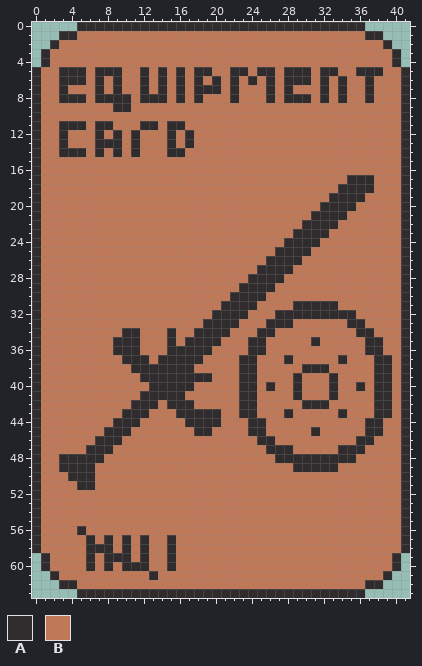
A pixel-art sprite gets an edit: personal_animations/hotbar_equipment_slot.png. Above, as it was before the edit.
The file is 42x64 pixels.
Palette (. is transparent): A #302c2e  B #bf7958
Pixels before, first column x 0:
 0 .....AAAAAAAAAAAAAAAAAAAAAAAAAAAAAAAA.....
 1 ...AABBBBBBBBBBBBBBBBBBBBBBBBBBBBBBBBAA...
 2 ..ABBBBBBBBBBBBBBBBBBBBBBBBBBBBBBBBBBBBA..
 3 .ABBBBBBBBBBBBBBBBBBBBBBBBBBBBBBBBBBBBBBA.
 4 .ABBBBBBBBBBBBBBBBBBBBBBBBBBBBBBBBBBBBBBA.
 5 ABBAAABAAABBABABABAABBAABAABAAABAABBAAABBA
 6 ABBAAABABABBABABABABABABABABAAABABABBABBBA
 7 ABBABBBABABBABABABAAABABBBABABBBABABBABBBA
 8 ABBAAABAAAABAAABABABBBABBBABAAABABABBABBBA
 9 ABBBBBBBBAABBBBBBBBBBBBBBBBBBBBBBBBBBBBBBA
10 ABBBBBBBBBBBBBBBBBBBBBBBBBBBBBBBBBBBBBBBBA
11 ABBAAABAABBBAABAABBBBBBBBBBBBBBBBBBBBBBBBA
12 ABBABBBABABABBBABABBBBBBBBBBBBBBBBBBBBBBBA
13 ABBABBBAAABABBBABABBBBBBBBBBBBBBBBBBBBBBBA
14 ABBAAABABABABBBAABBBBBBBBBBBBBBBBBBBBBBBBA
15 ABBBBBBBBBBBBBBBBBBBBBBBBBBBBBBBBBBBBBBBBA
16 ABBBBBBBBBBBBBBBBBBBBBBBBBBBBBBBBBBBBBBBBA
17 ABBBBBBBBBBBBBBBBBBBBBBBBBBBBBBBBBBAAABBBA
18 ABBBBBBBBBBBBBBBBBBBBBBBBBBBBBBBBBAAAABBBA
19 ABBBBBBBBBBBBBBBBBBBBBBBBBBBBBBBBAAAABBBBA
20 ABBBBBBBBBBBBBBBBBBBBBBBBBBBBBBBAAAABBBBBA
21 ABBBBBBBBBBBBBBBBBBBBBBBBBBBBBBAAAABBBBBBA
22 ABBBBBBBBBBBBBBBBBBBBBBBBBBBBBAAAABBBBBBBA
23 ABBBBBBBBBBBBBBBBBBBBBBBBBBBBAAAABBBBBBBBA
24 ABBBBBBBBBBBBBBBBBBBBBBBBBBBAAAABBBBBBBBBA
25 ABBBBBBBBBBBBBBBBBBBBBBBBBBAAAABBBBBBBBBBA
26 ABBBBBBBBBBBBBBBBBBBBBBBBBAAAABBBBBBBBBBBA
27 ABBBBBBBBBBBBBBBBBBBBBBBBAAAABBBBBBBBBBBBA
28 ABBBBBBBBBBBBBBBBBBBBBBBAAAABBBBBBBBBBBBBA
29 ABBBBBBBBBBBBBBBBBBBBBBAAAABBBBBBBBBBBBBBA
30 ABBBBBBBBBBBBBBBBBBBBBAAAABBBBBBBBBBBBBBBA
31 ABBBBBBBBBBBBBBBBBBBBAAAABBBBAAAAABBBBBBBA
32 ABBBBBBBBBBBBBBBBBBBAAAABBBAAAAAAAAABBBBBA
33 ABBBBBBBBBBBBBBBBBBAAAABBBAAABBBBBBAABBBBA
34 ABBBBBBBBBAABBBABBAAAABBBAABBBBBBBBBAABBBA
35 ABBBBBBBBAAABBBABAAAABBBAABBBBBABBBBBAABBA
36 ABBBBBBBBAAABBBAAAAABBBBAABBBBBBBBBBBAABBA
37 ABBBBBBBBBAAABAAAAABBBBAABBBABBBBBABBBAABA
38 ABBBBBBBBBBAAAAAAABBBBBAABBBBBAAABBBBBAABA
39 ABBBBBBBBBBBAAAAAAAABBBAABBBBABBBABBBBAABA
40 ABBBBBBBBBBBBAAAAABBBBBAABABBABBBABBABAABA
41 ABBBBBBBBBBBAAAAABBBBBBAABBBBABBBABBBBAABA
42 ABBBBBBBBBBAAABAAABBBBBAABBBBBAAABBBBBAABA
43 ABBBBBBBBBAAABBBAAAAABBAABBBABBBBBABBBAABA
44 ABBBBBBBBAAABBBBBAAAABBBAABBBBBBBBBBBAABBA
45 ABBBBBBBAAABBBBBBBAABBBBAABBBBBABBBBBAABBA
46 ABBBBBBAAABBBBBBBBBBBBBBBAABBBBBBBBBAABBBA
47 ABBBBBAAABBBBBBBBBBBBBBBBBAAABBBBBAAABBBBA
48 ABBAAAAABBBBBBBBBBBBBBBBBBBAAAAAAAAABBBBBA
49 ABBAAAABBBBBBBBBBBBBBBBBBBBBBAAAAABBBBBBBA
50 ABBBAAABBBBBBBBBBBBBBBBBBBBBBBBBBBBBBBBBBA
51 ABBBBAABBBBBBBBBBBBBBBBBBBBBBBBBBBBBBBBBBA
52 ABBBBBBBBBBBBBBBBBBBBBBBBBBBBBBBBBBBBBBBBA
53 ABBBBBBBBBBBBBBBBBBBBBBBBBBBBBBBBBBBBBBBBA
54 ABBBBBBBBBBBBBBBBBBBBBBBBBBBBBBBBBBBBBBBBA
55 ABBBBBBBBBBBBBBBBBBBBBBBBBBBBBBBBBBBBBBBBA
56 ABBBBABBBBBBBBBBBBBBBBBBBBBBBBBBBBBBBBBBBA
57 ABBBBBABABABABBABBBBBBBBBBBBBBBBBBBBBBBBBA
58 ABBBBBAAABABABBABBBBBBBBBBBBBBBBBBBBBBBBBA
59 .ABBBBABAAABABBABBBBBBBBBBBBBBBBBBBBBBBBA.
60 .ABBBBABABAAABBABBBBBBBBBBBBBBBBBBBBBBBBA.
61 ..ABBBBBBBBBBABBBBBBBBBBBBBBBBBBBBBBBBBA..
62 ...AABBBBBBBBBBBBBBBBBBBBBBBBBBBBBBBBAA...
63 .....AAAAAAAAAAAAAAAAAAAAAAAAAAAAAAAA.....
Now the later version:
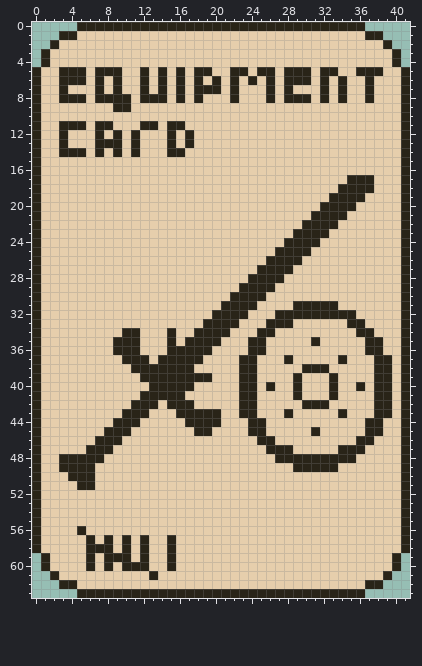
What changed:
colour A: #302c2e -> #292418
colour B: #bf7958 -> #e6ceac
Changed places in both pictures, as pixel boxes (x1, y1, x2, y2):
changed: (32, 22, 410, 598)
